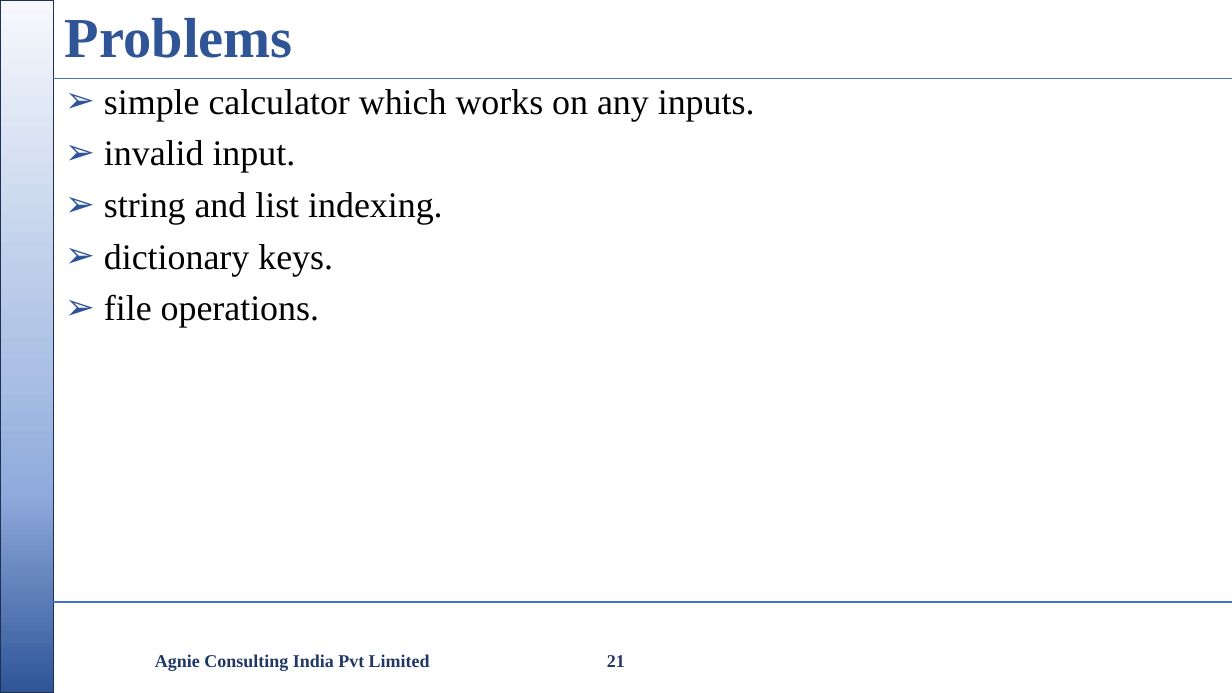
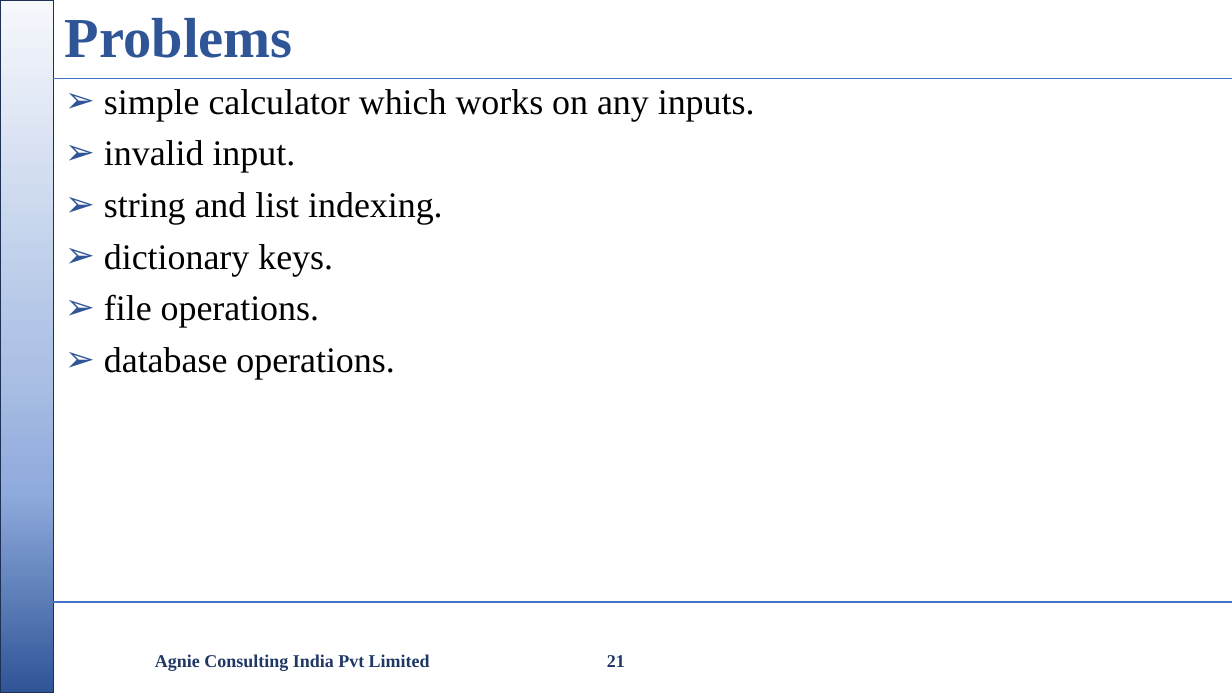
Before and after one commit to nikishdaniel1-del/Python-Cls, a slide deck: slide 21 of python class/Python Class.pptx. Drawn at 1232x693 pixels with LibreOffice and Linux fonts; fonts in the diff are those of the drawing; background and template pictures are left out. Boxes give left, top, right and bottom in pixels: in the first picture for what was removed or moved away, otherwise in the second. Text is boxed around its words. In the diff, an @@ line names an element or a change of style, - is before the commit and + after.

```diff
--- a/python class/Python Class.pptx
+++ b/python class/Python Class.pptx
@@ text at [104, 347, 394, 380]: paragraph added @@
+➢ database operations.
```
Also in this commit, not shown: 4 other slides changed, 6 other files.
